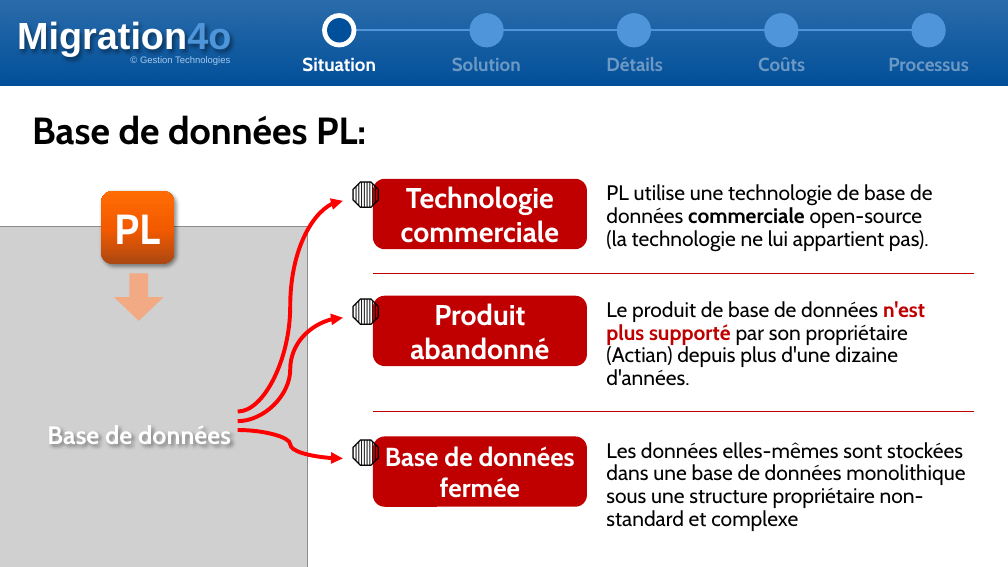
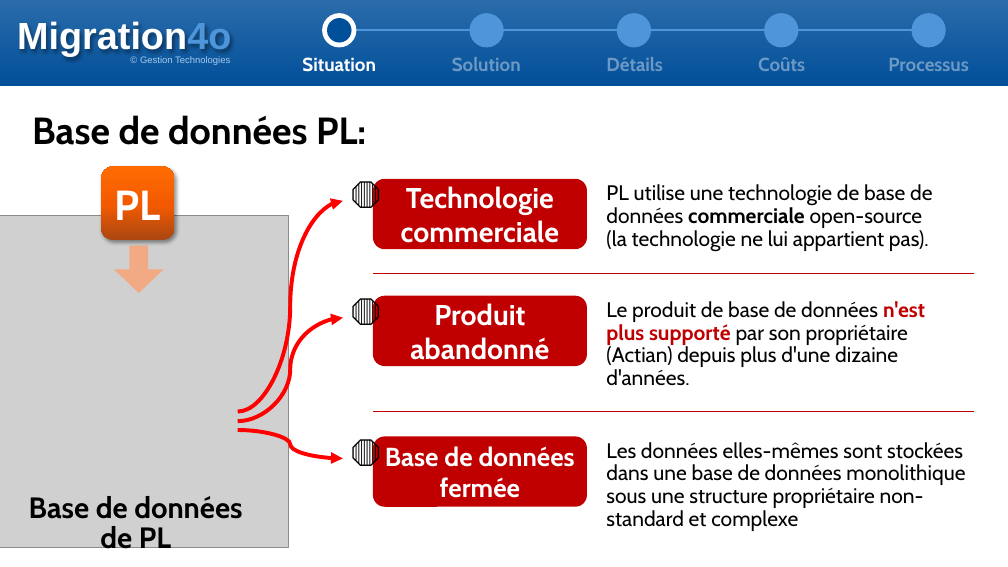
Before and after one commit to s-pedneault/migration4o, a slide deck: slide 4 of doc/Presentation.pptx. Drawn at 1008x567 pixels with LibreOffice and Linux fonts; fonts in the diff are those of the drawing; grey boxes stand for pictures. Boxes give left, top, right and bottom in pixels: in the first picture for what was removed or moved away, otherwise in the second. Text is boxed around its words. In the diff, an @@ line names an element or a change of style, - is before the commit and + after.

```diff
--- a/doc/Presentation.pptx
+++ b/doc/Presentation.pptx
@@ rounded rectangle "PL": place and size @@
-rounded rectangle "PL" at box(101, 191, 175, 264)
+rounded rectangle "PL" at box(101, 166, 175, 240)
@@ picture: place and size @@
-picture at box(0, 227, 308, 567)
+picture at box(0, 216, 288, 547)
@@ right arrow: place and size @@
-right arrow at box(114, 273, 164, 321)
+right arrow at box(114, 245, 164, 293)
@@ text "Base de données": place and size @@
-text "Base de données" at box(47, 425, 231, 446)
+text "Base de données" at box(29, 496, 242, 555)
@@ text at box(29, 496, 242, 519): size 24 to 28 pt, text colour #FFFFFF to #000000 in "Base de données"; line spacing 1 to 28pt @@
@@ text at box(100, 526, 171, 555): paragraph added @@
+de PL
```
Also in this commit, not shown: 5 other slides changed, 2 other files.
